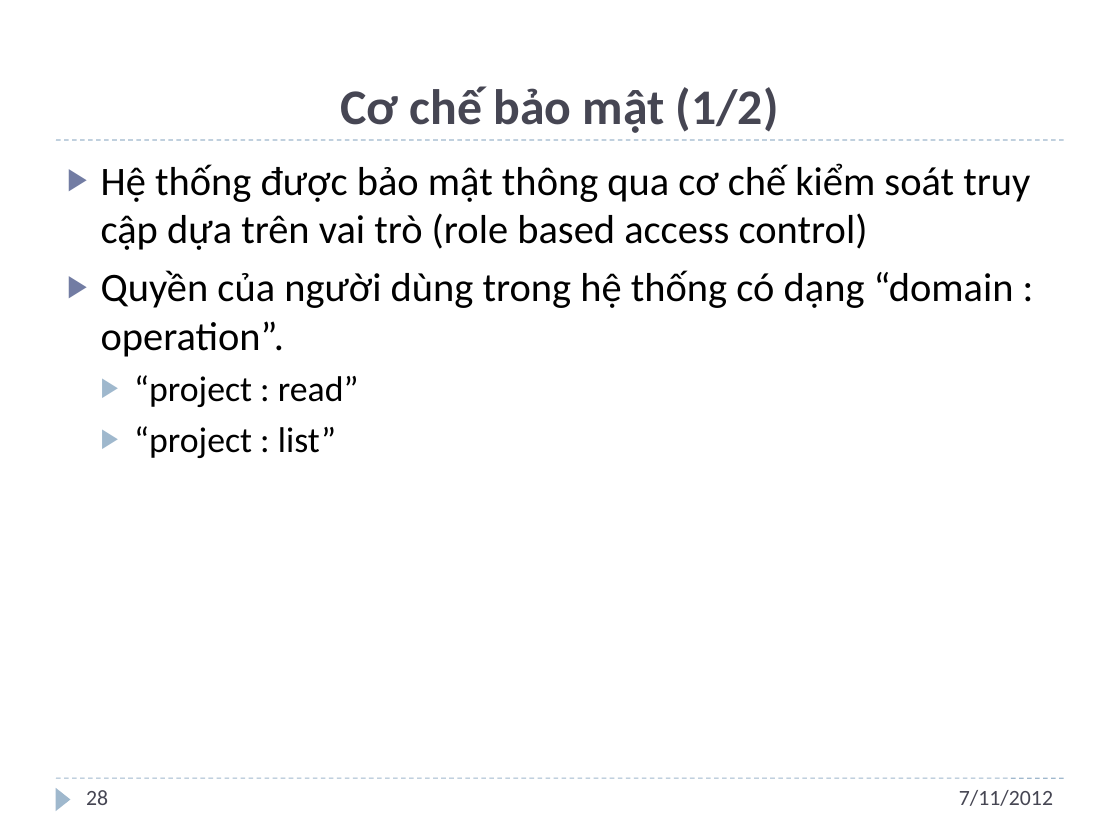
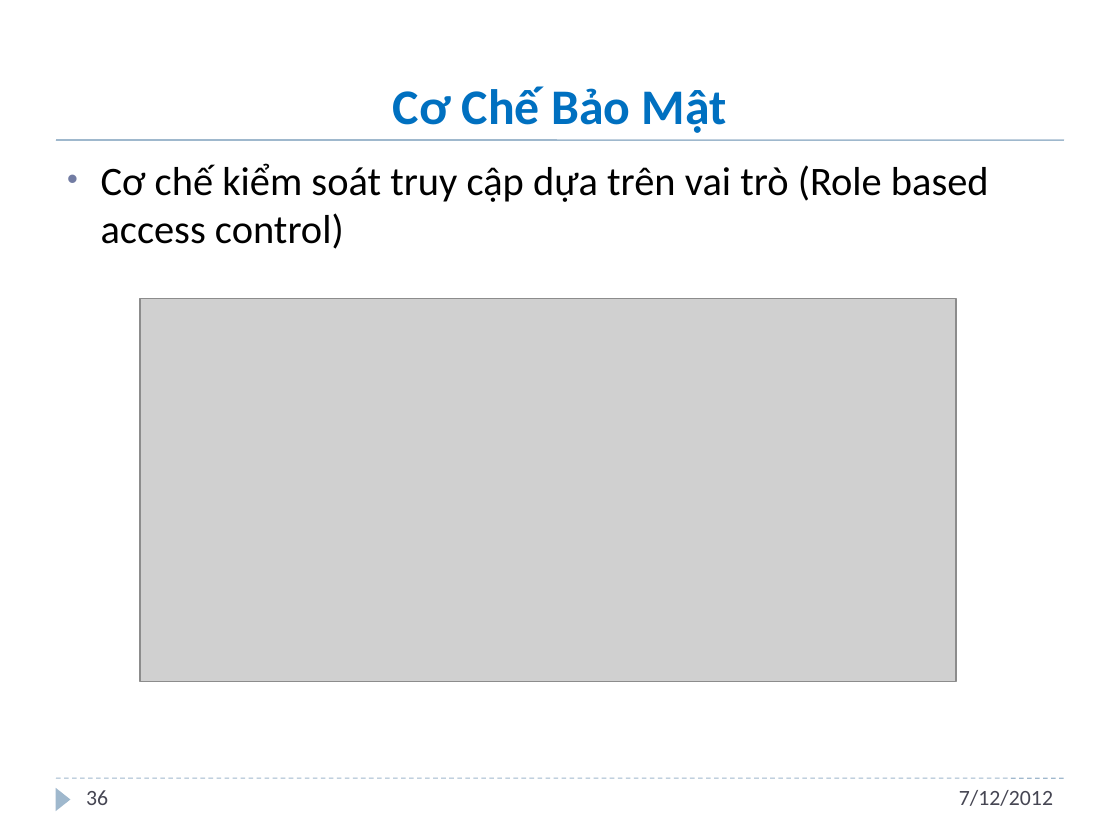
Before and after one commit to andungtra/he-thong-quan-ly-tuong-tac, a slide deck: slide 36 of Report/ppt/Presentation.pptx (slide 28 before the commit). Drawn at 1120x840 pixels with LibreOffice and Linux fonts; fonts in the diff are those of the drawing; grey boxes stand for pictures; background and template pictures are left out. Boxes give left, top, right and bottom in pixels: in the first picture for what was removed or moved away, otherwise in the second. Text is boxed around its words. In the diff, an @@ line names an element or a change of style, - is before the commit and + after.

```diff
--- a/Report/ppt/Presentation.pptx
+++ b/Report/ppt/Presentation.pptx
@@ title at (x1=393, y1=86, x2=727, y2=133): text changed; text colour #464653 to #0070C0 @@
-Cơ chế bảo mật (1/2)
+Cơ Chế Bảo Mật
@@ line (56, 140) - (1064, 140): stroke #9FB8CD 0.75 pt dashed to #9FB8CD 1 pt @@
@@ text at (x1=101, y1=163, x2=989, y2=249): text changed @@
-▶ Hệ thống được bảo mật thông qua cơ chế kiểm soát truy cập dựa trên vai trò (role based access control)
-▶ Quyền của người dùng trong hệ thống có dạng “domain : operation”.
-  ▶ “project : read”
-  ▶ “project : list”
+• Cơ chế kiểm soát truy cập dựa trên vai trò (Role based access control)
@@ picture added at (x1=140, y1=299, x2=956, y2=682) @@
@@ page number at (x1=86, y1=790, x2=108, y2=805): text changed @@
-28
+36
@@ text at (x1=959, y1=790, x2=1053, y2=806): text changed @@
-7/11/2012
+7/12/2012
```
Also in this commit, not shown: 30 other slides changed, 13 slides added, 2 slides removed.
